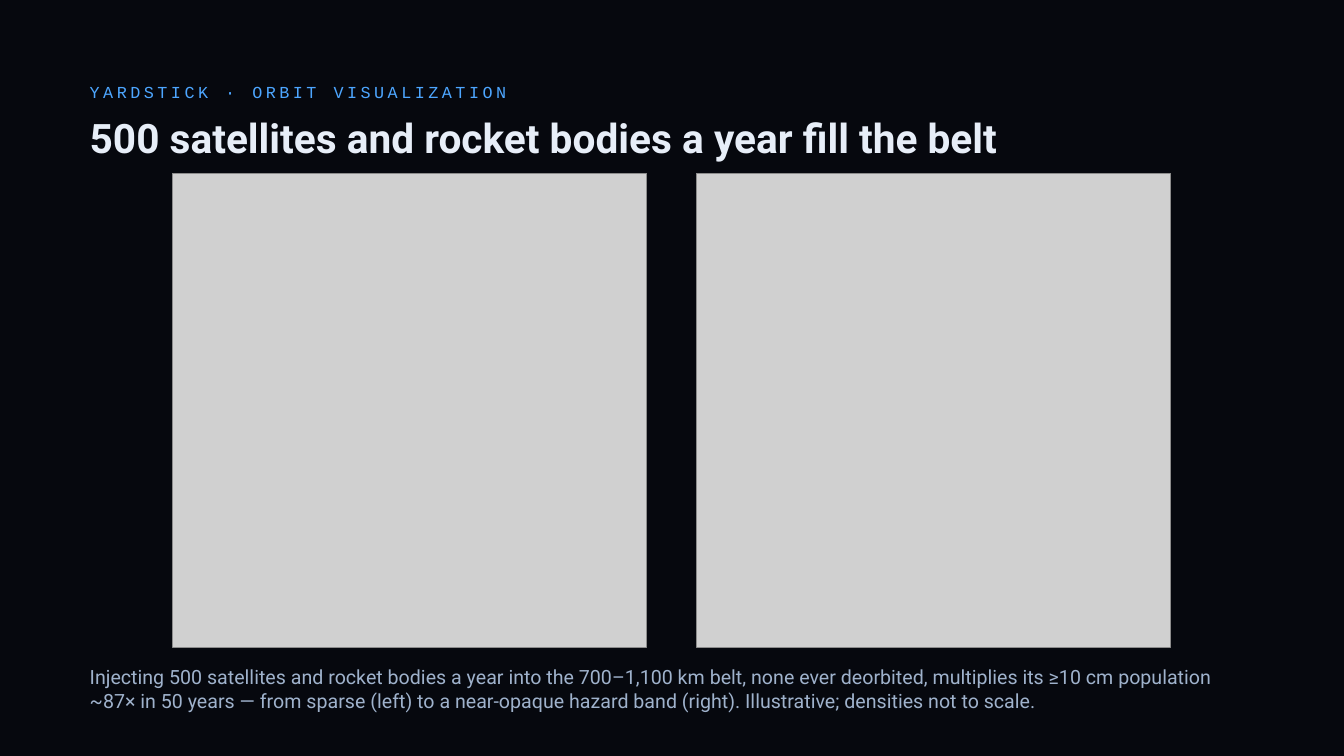
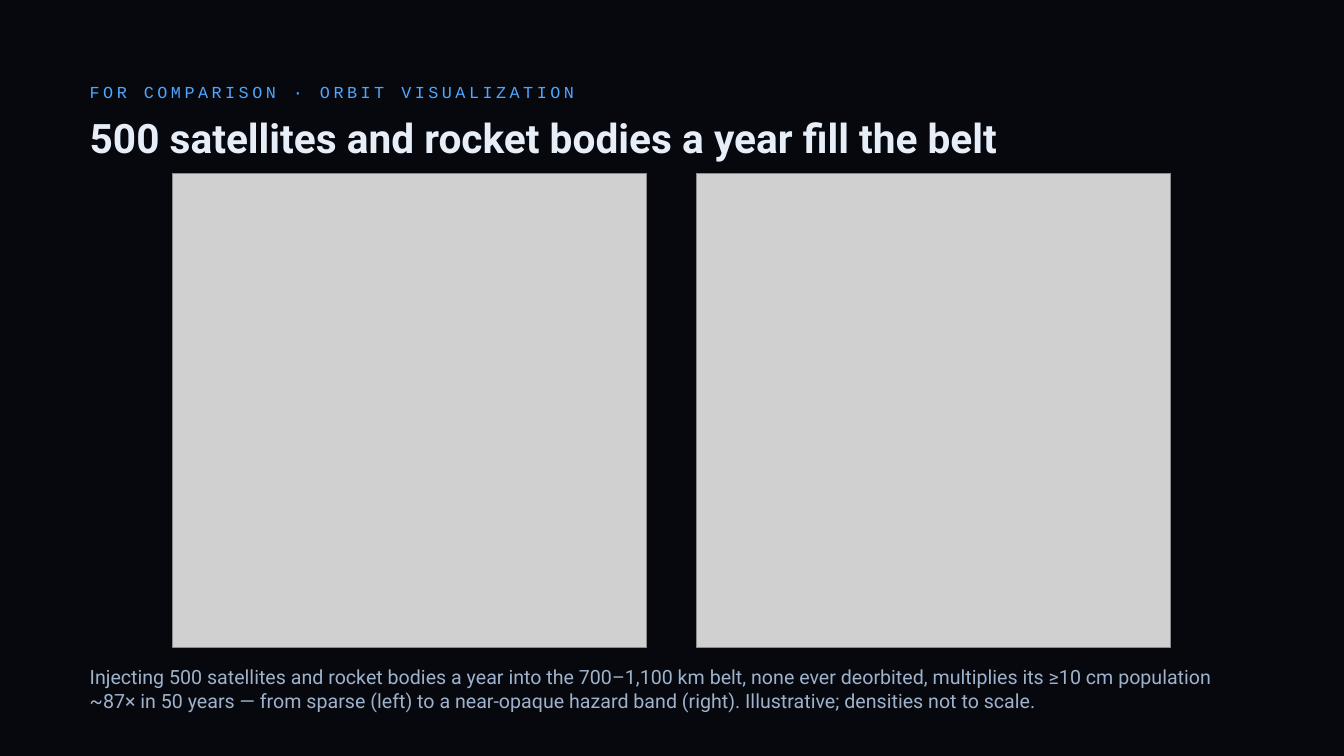
Before and after one commit to TimKadyrov/DebrisCascade, a slide deck: slide 18 of Barrel of Nails — Kessler Study.pptx. Drawn at 1344x756 pixels with LibreOffice and Linux fonts; fonts in the diff are those of the drawing; grey boxes stand for pictures. Boxes give left, top, right and bottom in pixels: in the first picture for what was removed or moved away, otherwise in the second. Text is boxed around its words. In the diff, an @@ line names an element or a change of style, - is before the commit and + after.

```diff
--- a/Barrel of Nails — Kessler Study.pptx
+++ b/Barrel of Nails — Kessler Study.pptx
@@ text at [90, 86, 574, 98]: text changed @@
-YARDSTICK · ORBIT VISUALIZATION
+FOR COMPARISON · ORBIT VISUALIZATION
```
Also in this commit, not shown: 11 other slides changed, 6 other files.
